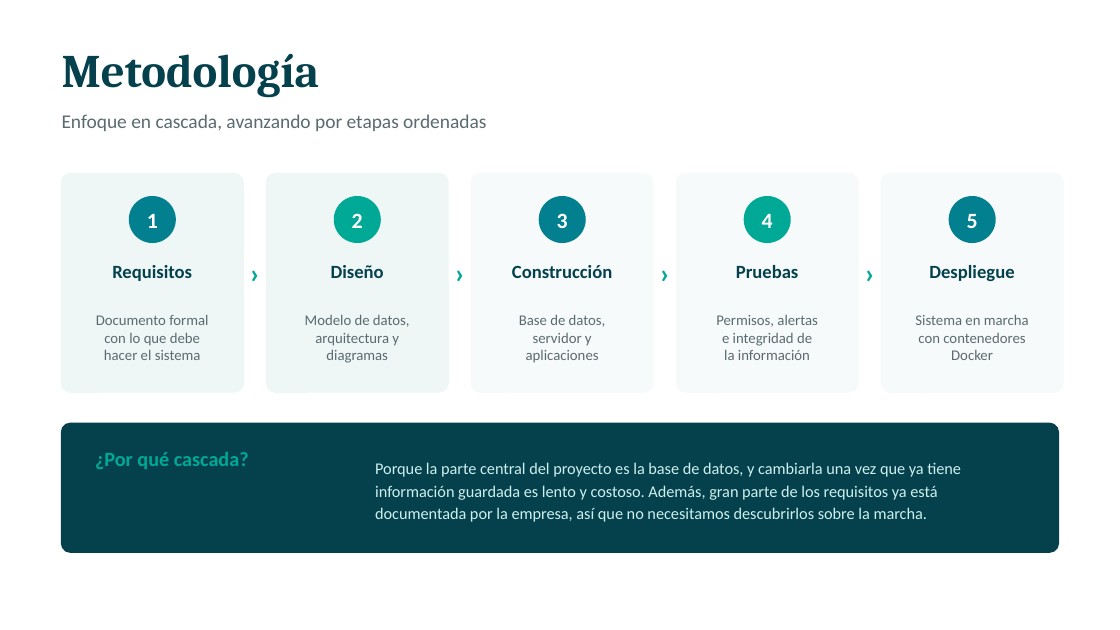
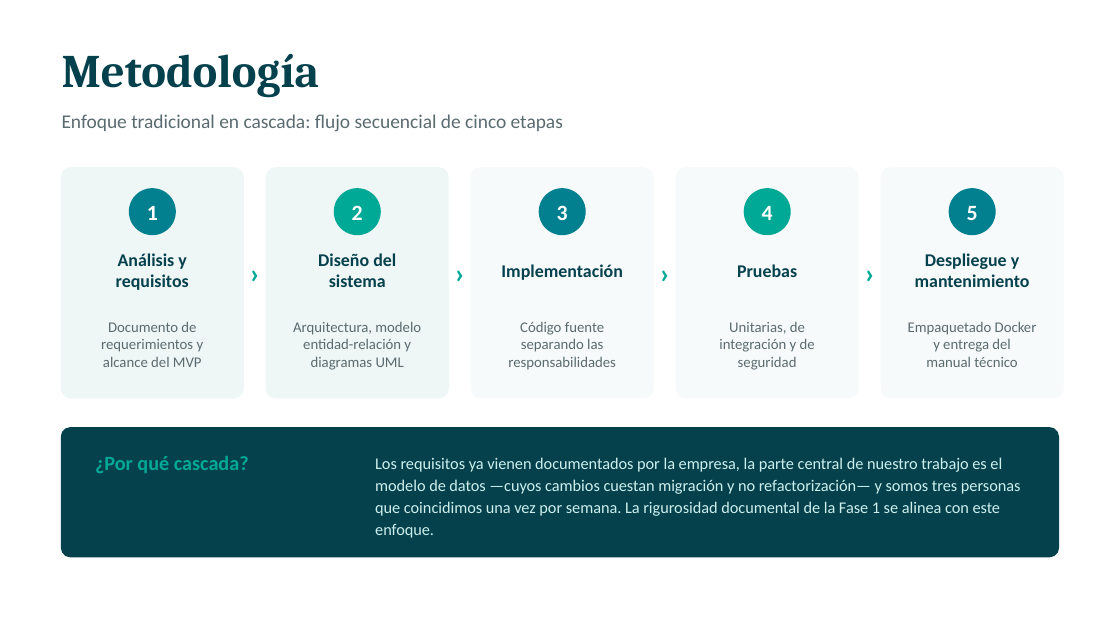
Before and after one commit to Jaacern/G1_CAPSTONE_003D, a slide deck: slide 8 of Fase 1/Evidencias Grupales/Presentación idea de proyecto.pptx. Drawn at 1120x630 pixels with LibreOffice and Linux fonts; fonts in the diff are those of the drawing. Boxes give left, top, right and bottom in pixels: in the first picture for what was removed or moved away, otherwise in the second. Text is boxed around its words. In the diff, an @@ line names an element or a change of style, - is before the commit and + after.

Commit message:
Actualizacion FASE 1

```diff
--- a/Fase 1/Evidencias Grupales/Presentación idea de proyecto.pptx
+++ b/Fase 1/Evidencias Grupales/Presentación idea de proyecto.pptx
@@ text at [62, 114, 563, 132]: text changed @@
-Enfoque en cascada, avanzando por etapas ordenadas
+Enfoque tradicional en cascada: flujo secuencial de cinco etapas
@@ rounded rectangle: place and size @@
-rounded rectangle at [62, 174, 243, 392]
+rounded rectangle at [62, 168, 243, 398]
@@ rounded rectangle: place and size @@
-rounded rectangle at [267, 174, 448, 392]
+rounded rectangle at [267, 168, 448, 398]
@@ rounded rectangle: place and size @@
-rounded rectangle at [472, 174, 653, 392]
+rounded rectangle at [472, 168, 653, 398]
@@ rounded rectangle: place and size @@
-rounded rectangle at [676, 174, 858, 392]
+rounded rectangle at [676, 168, 858, 398]
@@ rounded rectangle: place and size @@
-rounded rectangle at [881, 174, 1063, 392]
+rounded rectangle at [881, 168, 1063, 398]
@@ 5 texts, 5 ellipses: place and size @@
-5 texts, 5 ellipses at [129, 196, 996, 243]
+5 texts, 5 ellipses at [129, 188, 996, 235]
@@ text at [116, 253, 189, 290]: text changed; size 12 to 11.5 pt @@
-Requisitos
+Análisis y
+requisitos
@@ text at [318, 253, 396, 287]: text changed; size 12 to 11.5 pt @@
-Diseño
+Diseño del
+sistema
@@ text added at [501, 264, 622, 280], 11.5 pt, text #04414D, bold @@
+Implementación
@@ text removed at [512, 265, 612, 278] @@
-Construcción
@@ text "Pruebas" at [737, 264, 797, 277]: size 12 to 11.5 pt @@
@@ text at [915, 253, 1030, 287]: text changed; size 12 to 11.5 pt @@
-Despliegue
+Despliegue y
+mantenimiento
@@ text removed at [96, 315, 208, 360] @@
-Documento formal
-con lo que debe
-hacer el sistema
@@ text added at [101, 322, 204, 367], 9.5 pt, text #5A6B70 @@
+Documento de
+requerimientos y
+alcance del MVP
@@ text at [293, 322, 421, 370]: text changed @@
-Modelo de datos,
-arquitectura y
-diagramas
+Arquitectura, modelo
+entidad-relación y
+diagramas UML
@@ text added at [508, 322, 616, 370], 9.5 pt, text #5A6B70 @@
+Código fuente
+separando las
+responsabilidades
@@ text removed at [519, 314, 606, 363] @@
-Base de datos,
-servidor y
-aplicaciones
@@ text removed at [716, 315, 817, 360] @@
-Permisos, alertas
-e integridad de
-la información
@@ text added at [719, 322, 815, 370], 9.5 pt, text #5A6B70 @@
+Unitarias, de
+integración y de
+seguridad
@@ text added at [908, 322, 1037, 367], 9.5 pt, text #5A6B70 @@
+Empaquetado Docker
+y entrega del
+manual técnico
@@ text removed at [915, 314, 1029, 360] @@
-Sistema en marcha
-con contenedores
-Docker
@@ rounded rectangle: place and size @@
-rounded rectangle at [62, 423, 1058, 552]
+rounded rectangle at [62, 428, 1058, 557]
@@ text "¿Por qué cascada?": place and size @@
-text "¿Por qué cascada?" at [95, 452, 249, 469]
+text "¿Por qué cascada?" at [95, 456, 249, 473]
@@ text at [375, 457, 1021, 538]: text changed @@
-Porque la parte central del proyecto es la base de datos, y cambiarla una vez que ya tiene información guardada es lento y costoso. Además, gran parte de los requisitos ya está documentada por la empresa, así que no necesitamos descubrirlos sobre la marcha.
+Los requisitos ya vienen documentados por la empresa, la parte central de nuestro trabajo es el modelo de datos —cuyos cambios cuestan migración y no refactorización— y somos tres personas que coincidimos una vez por semana. La rigurosidad documental de la Fase 1 se alinea con este enfoque.
```
Also in this commit, not shown: 8 other slides changed, 1 other file.
